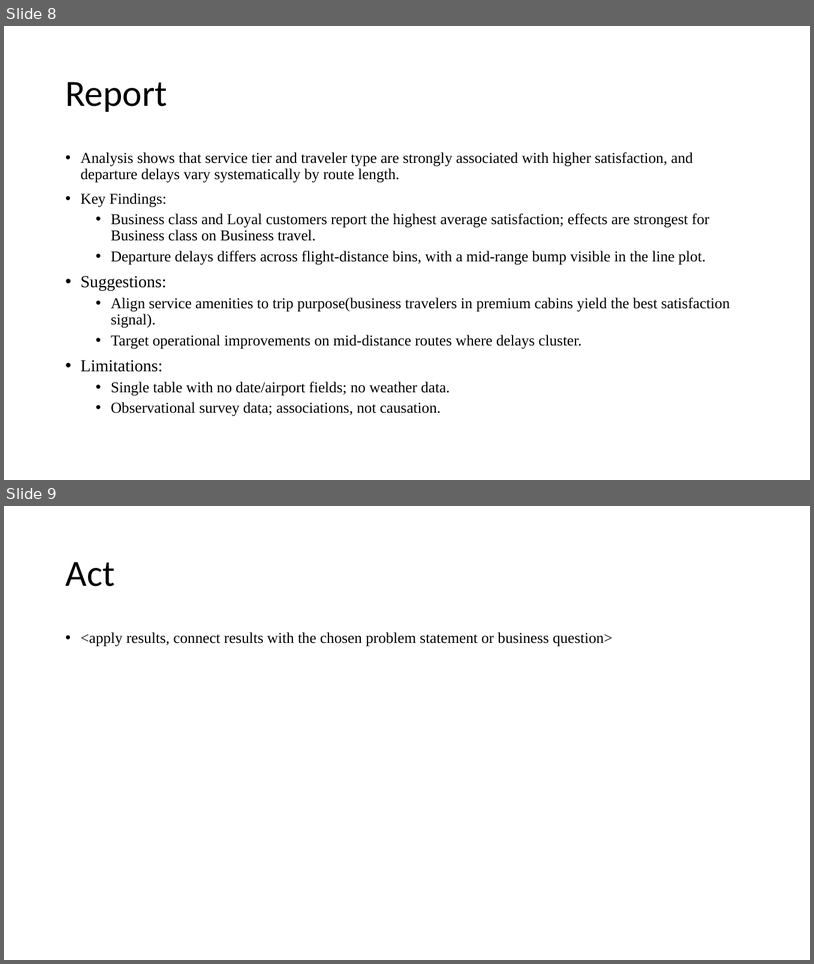
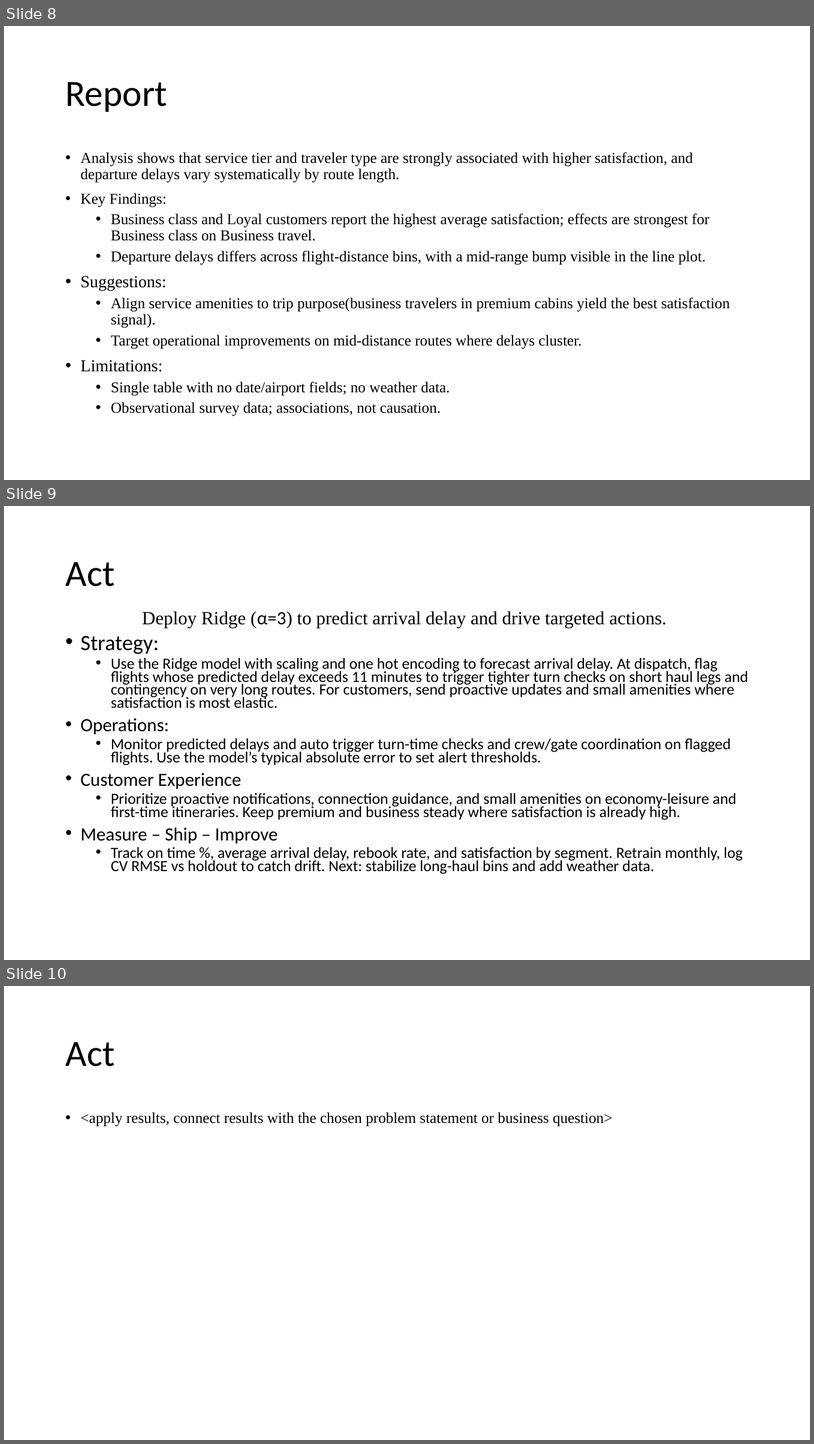
Before and after one commit to vince760/ANA500, a slide deck: VITALE_PPT.pptx. Shown one above the other, each under a label of ours: slides 8 and 9 before the commit, slides 8, 9 and 10 after it. The pictures are 814x964 and 814x1444 pixels, drawn with LibreOffice and Linux fonts; fonts in the diff are those of the drawing. Boxes give left, top, right and bottom in pixels: in the first picture for what was removed or moved away, otherwise in the second. Text is boxed around its words. In the diff, an @@ line names an element or a change of style, - is before the commit and + after.

```diff
--- a/VITALE_PPT.pptx
+++ b/VITALE_PPT.pptx
@@ slide 9 added at bbox=[4, 506, 810, 960], background #FFFFFF @@
@@ title added at bbox=[65, 562, 114, 586], 44 pt, text #000000 @@
+Act
@@ text added at bbox=[81, 611, 749, 874], 18.5 pt, text #000000 @@
+Deploy Ridge (α=3) to predict arrival delay and drive targeted actions.
+• Strategy:
+  • Use the Ridge model with scaling and one hot encoding to forecast arrival delay. At dispatch, flag flights whose predicted delay exceeds 11 minutes to trigger tighter turn checks on short haul legs and contingency on very long routes. For customers, send proactive updates and small amenities where satisfaction is most elastic.
+• Operations:
+  • Monitor predicted delays and auto trigger turn-time checks and crew/gate coordination on flagged flights. Use the model’s typical absolute error to set alert thresholds.
+• Customer Experience
+  • Prioritize proactive notifications, connection guidance, and small amenities on economy-leisure and first-time itineraries. Keep premium and business steady where satisfaction is already high.
+• Measure – Ship – Improve
+  • Track on time %, average arrival delay, rebook rate, and satisfaction by segment. Retrain monthly, log CV RMSE vs holdout to catch drift. Next: stabilize long-haul bins and add weather data.
@@ what was slide 9 is now slide 10 @@
```
Also in this commit, not shown: 3 slides changed, 1 other slide added, 1 slide removed, 2 other files.
